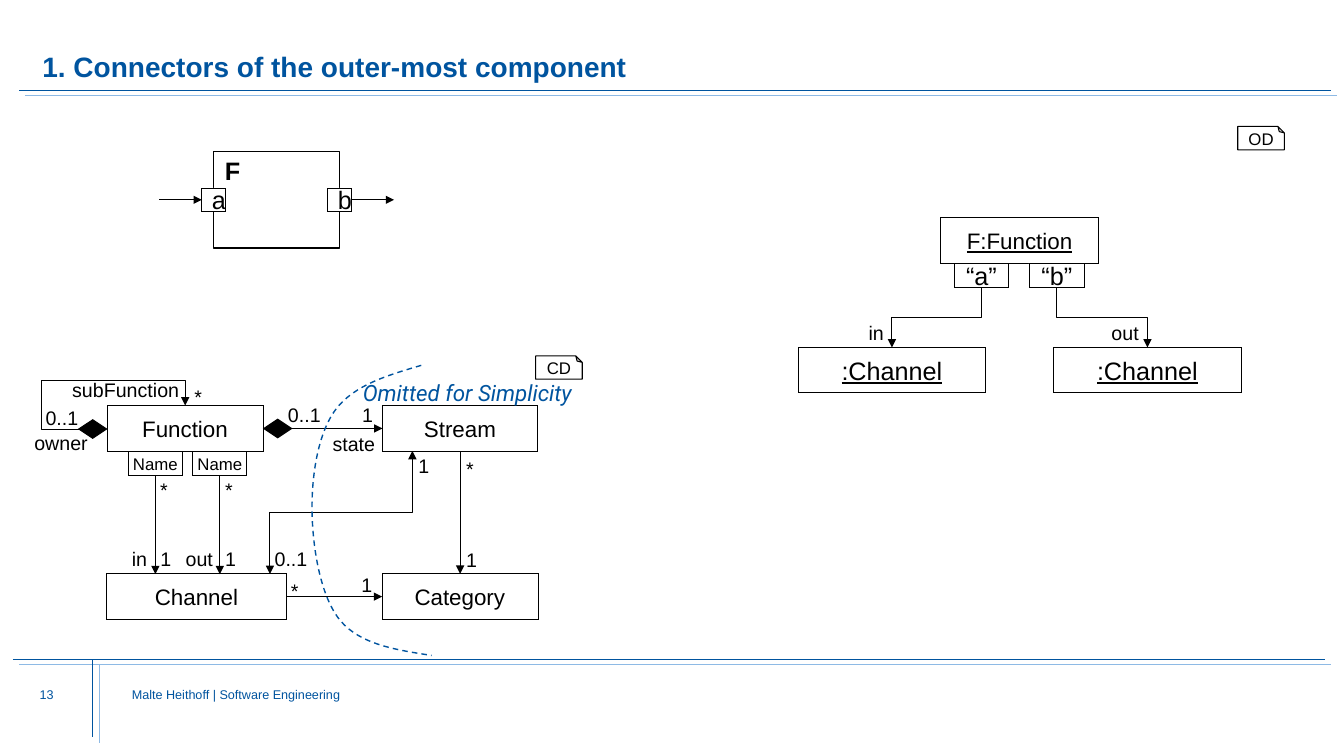
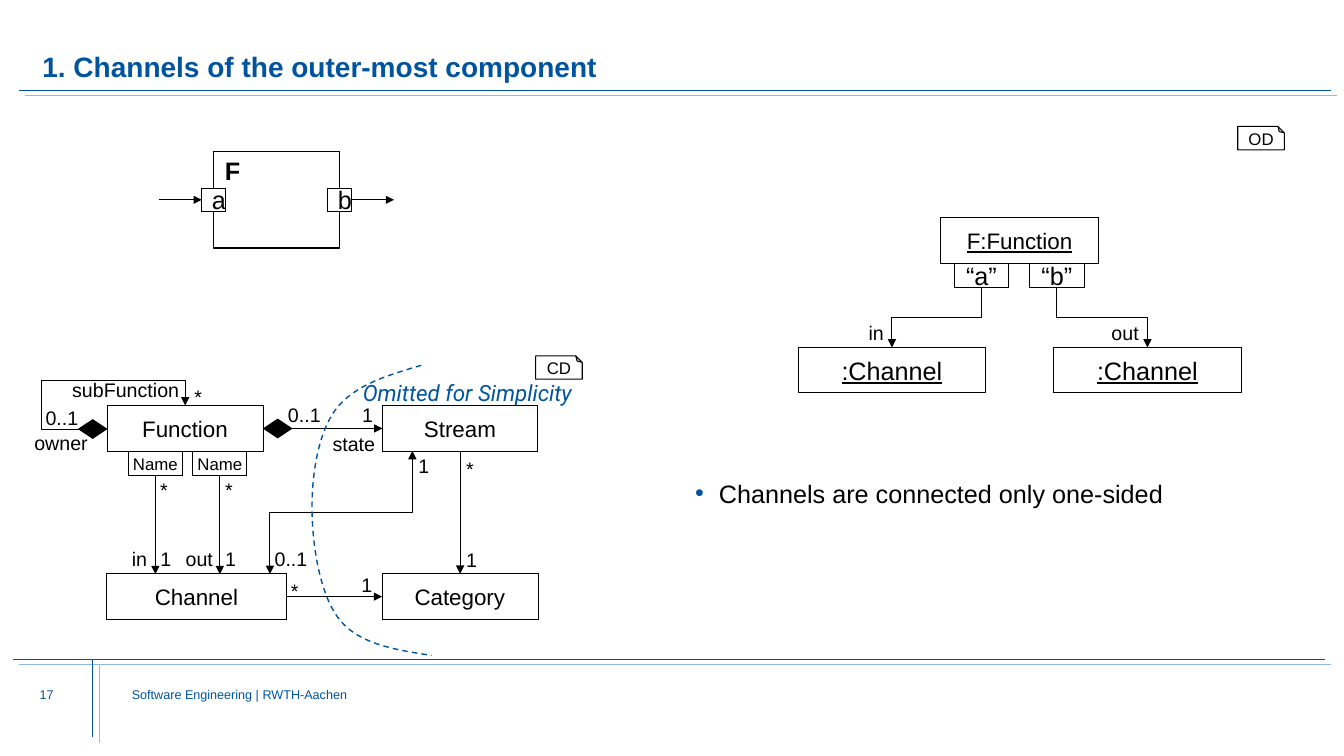
Before and after one commit to Fishi2402/montigem, a slide deck: slide 17 of products/syse_functions/doc/FunctionStructure.Explanation.pptx (slide 13 before the commit). Drawn at 1344x756 pixels with LibreOffice and Linux fonts; fonts in the diff are those of the drawing; background and template pictures are left out. Boxes give left, top, right and bottom in pixels: in the first picture for what was removed or moved away, otherwise in the second. Text is boxed around its words. In the diff, an @@ line names an element or a change of style, - is before the commit and + after.

```diff
--- a/products/syse_functions/doc/FunctionStructure.Explanation.pptx
+++ b/products/syse_functions/doc/FunctionStructure.Explanation.pptx
@@ title at [42, 56, 596, 82]: text changed @@
-1. Connectors of the outer-most component
+1. Channels of the outer-most component
@@ text added at [719, 484, 1163, 508], 18 pt, text #000000 @@
+• Channels are connected only one-sided
@@ page number at [40, 690, 54, 699]: text changed @@
-13
+17
@@ text at [132, 690, 348, 702]: text changed @@
-Malte Heithoff | Software Engineering
+Software Engineering | RWTH-Aachen
```
Also in this commit, not shown: 16 other slides changed, 4 slides added, 15 slides removed, 1 other file.
